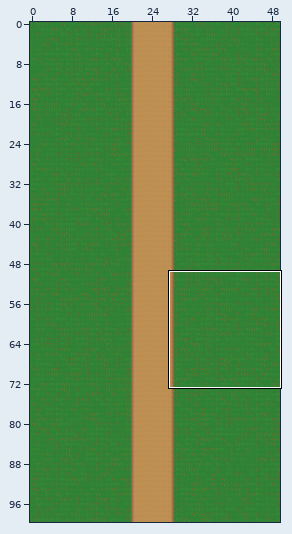
Two versions of a level (Tiled map, Assets/Tilemaps/Scene 1 Road.tmx). Above, an overview of the earlier version with the close-up marked.
Close-up. Before the commit:
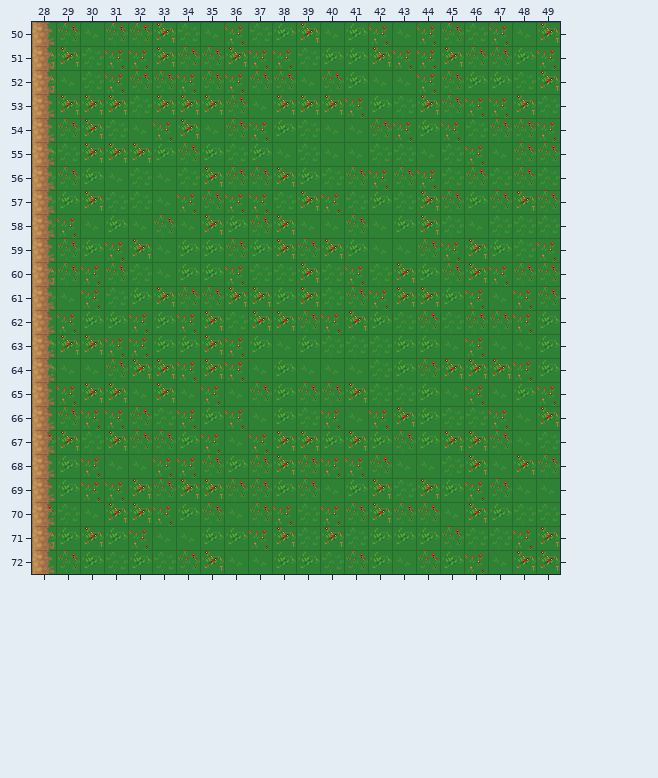
Cells are 32x32 px. Shown: x 28..49, y 50..72. The commit also changed other parts of the map, which this record leaves out.
And afterwards:
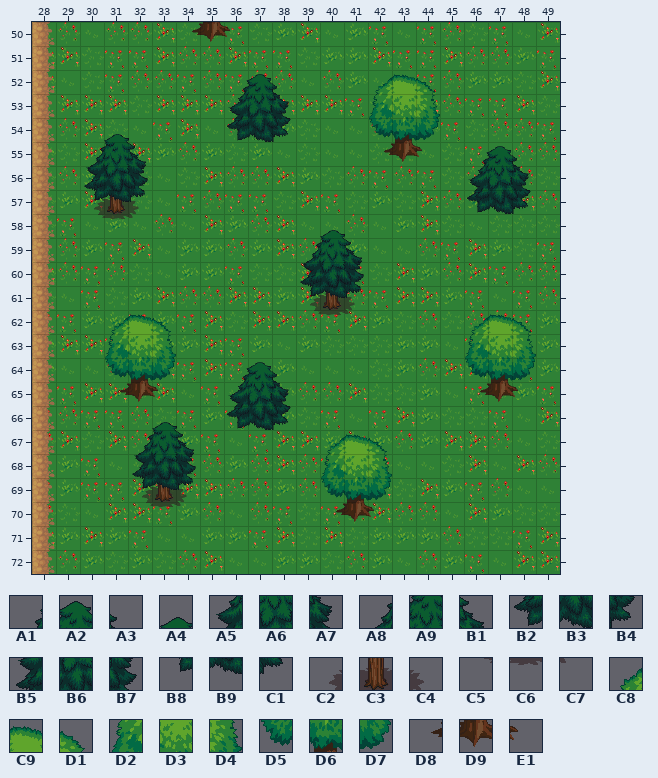
Key: from "terrain_atlas": A1 504, A2 505, A3 506, A4 508, A5 536, A6 537, A7 538, A8 539, A9 540, B1 541, B2 568, B3 569, B4 570, B5 571, B6 572, B7 573, B8 603, B9 604, C1 605, C2 636, C3 637, C4 638, C5 668, C6 669, C7 670, C8 925, C9 926, D1 927, D2 957, D3 958, D4 959, D5 989, D6 990, D7 991, D8 1021, D9 1022, E1 1023.
__ is an empty cell.
Tiles of an added or newly shown layer are drawn over the layers below it.
From old to new:
Layer "TreeStumps" (added):
Tile C2 now appears in row 57 at x 30; in row 61 at x 39; in row 69 at x 32.
Tile C3 now appears in row 57 at x 31; in row 61 at x 40; in row 69 at x 33.
Tile C4 now appears in row 57 at x 32; in row 61 at x 41; in row 69 at x 34.
Tile C5 now appears in row 58 at x 30; in row 62 at x 39; in row 70 at x 32.
Tile C6 now appears in row 58 at x 31; in row 62 at x 40; in row 70 at x 33.
Tile C7 now appears in row 58 at x 32; in row 62 at x 41; in row 70 at x 34.
Layer "Trees" (added):
Tile A1 now appears in row 52 at x 36; in row 55 at x 46; in row 64 at x 36.
Tile A2 now appears in row 52 at x 37; in row 55 at x 47; in row 64 at x 37.
Tile A3 now appears in row 52 at x 38; in row 55 at x 48; in row 64 at x 38.
Tile A4 now appears in row 54 at x 31; in row 58 at x 40; in row 66 at x 33.
Tile A5 now appears in row 53 at x 36; in row 56 at x 46; in row 65 at x 36.
Tile A6 now appears in row 53 at x 37; in row 56 at x 47; in row 65 at x 37.
Tile A7 now appears in row 53 at x 38; in row 56 at x 48; in row 65 at x 38.
Tile A8 now appears in row 55 at x 30; in row 59 at x 39; in row 67 at x 32.
Tile A9 now appears in row 55 at x 31; in row 59 at x 40; in row 67 at x 33.
Tile B1 now appears in row 55 at x 32; in row 59 at x 41; in row 67 at x 34.
Tile B2 now appears in row 54 at x 36; in row 57 at x 46; in row 66 at x 36.
Tile B3 now appears in row 54 at x 37; in row 57 at x 47; in row 66 at x 37.
Tile B4 now appears in row 54 at x 38; in row 57 at x 48; in row 66 at x 38.
Tile B5 now appears in row 56 at x 30; in row 60 at x 39; in row 68 at x 32.
Tile B6 now appears in row 56 at x 31; in row 60 at x 40; in row 68 at x 33.
Tile B7 now appears in row 56 at x 32; in row 60 at x 41; in row 68 at x 34.
Tile B8 now appears in row 57 at x 30; in row 61 at x 39; in row 69 at x 32.
Tile B9 now appears in row 57 at x 31; in row 61 at x 40; in row 69 at x 33.
Tile C1 now appears in row 57 at x 32; in row 61 at x 41; in row 69 at x 34.
Tile C8 now appears in row 52 at x 42; in row 62 at x 31 and 46; in row 67 at x 40.
Tile C9 now appears in row 52 at x 43; in row 62 at x 32 and 47; in row 67 at x 41.
Tile D1 now appears in row 52 at x 44; in row 62 at x 33 and 48; in row 67 at x 42.
Tile D2 now appears in row 53 at x 42; in row 63 at x 31 and 46; in row 68 at x 40.
Tile D3 now appears in row 53 at x 43; in row 63 at x 32 and 47; in row 68 at x 41.
Tile D4 now appears in row 53 at x 44; in row 63 at x 33 and 48; in row 68 at x 42.
Tile D5 now appears in row 54 at x 42; in row 64 at x 31 and 46; in row 69 at x 40.
Tile D6 now appears in row 54 at x 43; in row 64 at x 32 and 47; in row 69 at x 41.
Tile D7 now appears in row 54 at x 44; in row 64 at x 33 and 48; in row 69 at x 42.
Tile D8 now appears in row 50 at x 34; in row 55 at x 42; in row 65 at x 31 and 46; in row 70 at x 40.
Tile D9 now appears in row 50 at x 35; in row 55 at x 43; in row 65 at x 32 and 47; in row 70 at x 41.
Tile E1 now appears in row 50 at x 36; in row 55 at x 44; in row 65 at x 33 and 48; in row 70 at x 42.
